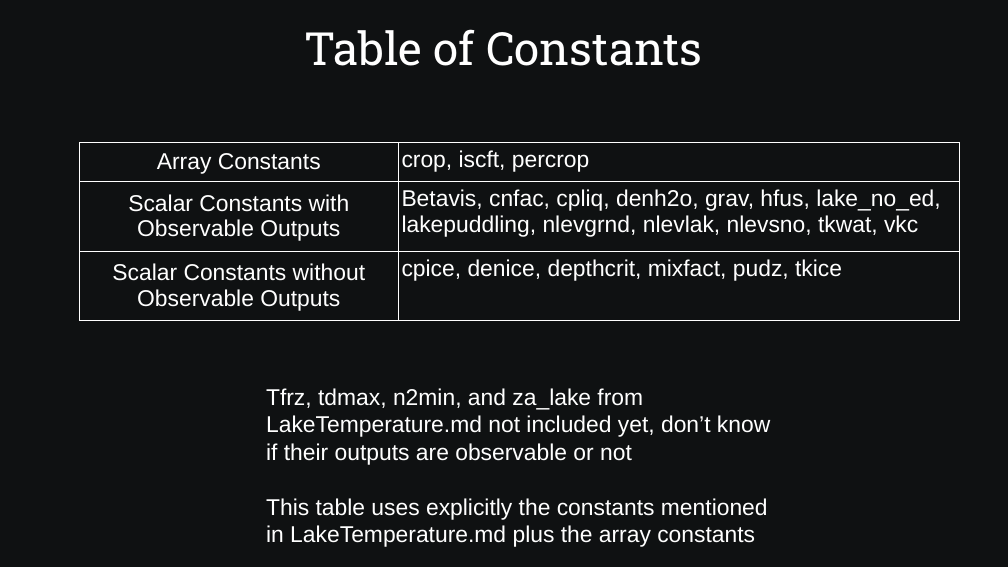
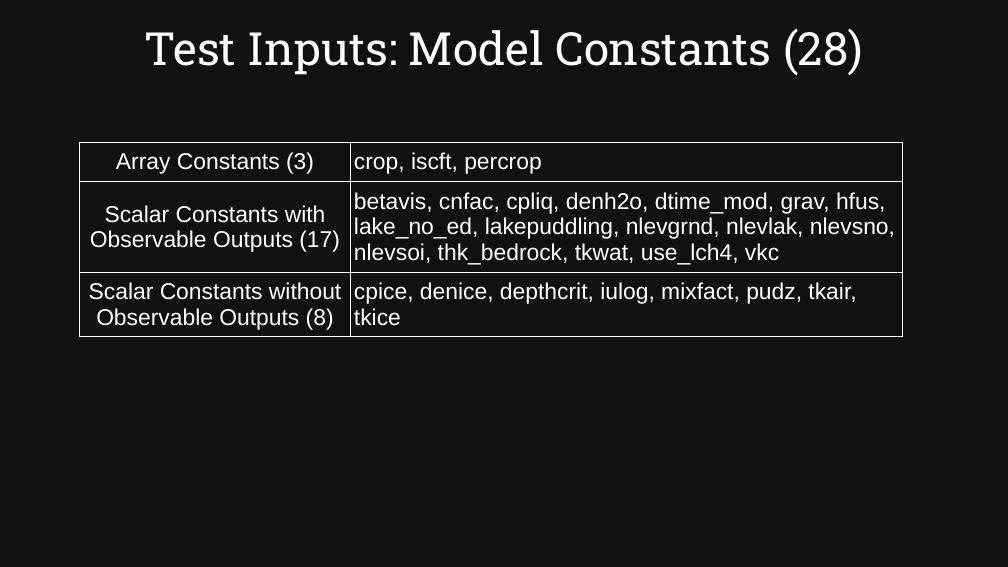
Before and after one commit to SamAllen06/lake_temp_work, a slide deck: slide 8 of documentation/for_collaborators/TestingSoftwareOverview.odp. Drawn at 1008x567 pixels with LibreOffice and Linux fonts; fonts in the diff are those of the drawing. Boxes give left, top, right and bottom in pixels: in the first picture for what was removed or moved away, otherwise in the second. Text is boxed around its words. In the diff, an @@ line names an element or a change of style, - is before the commit and + after.

```diff
--- a/documentation/for_collaborators/TestingSoftwareOverview.odp
+++ b/documentation/for_collaborators/TestingSoftwareOverview.odp
@@ title at [144,28,863,75]: text changed @@
-Table of Constants
+Test Inputs: Model Constants (28)
@@ table at [80,143,903,334] @@
-row 1, column 1: Array Constants
+row 1, column 1: Array Constants (3)
-row 2, column 1: Scalar Constants with Observable Outputs
+row 2, column 1: Scalar Constants with Observable Outputs (17)
-row 2, column 2: Betavis, cnfac, cpliq, denh2o, grav, hfus, lake_no_ed, lakepuddling, nlevgrnd, nlevlak, nlevsno, tkwat, vkc
+row 2, column 2: betavis, cnfac, cpliq, denh2o, dtime_mod, grav, hfus, lake_no_ed, lakepuddling, nlevgrnd, nlevlak, nlevsno, nlevsoi, thk_bedrock, tkwat, use_lch4, vkc
-row 3, column 1: Scalar Constants without Observable Outputs
+row 3, column 1: Scalar Constants without Observable Outputs (8)
-row 3, column 2: cpice, denice, depthcrit, mixfact, pudz, tkice
+row 3, column 2: cpice, denice, depthcrit, iulog, mixfact, pudz, tkair, tkice
@@ table: place and size @@
-table at [80,143,960,321]
+table at [80,143,903,334]
@@ text removed at [266,388,770,547] @@
-Tfrz, tdmax, n2min, and za_lake from LakeTemperature.md not included yet, don’t know if their outputs are observable or not
-This table uses explicitly the constants mentioned in LakeTemperature.md plus the array constants
```
Also in this commit, not shown: 15 other slides changed, 3 slides added, 1 slide removed, 3 other files.
